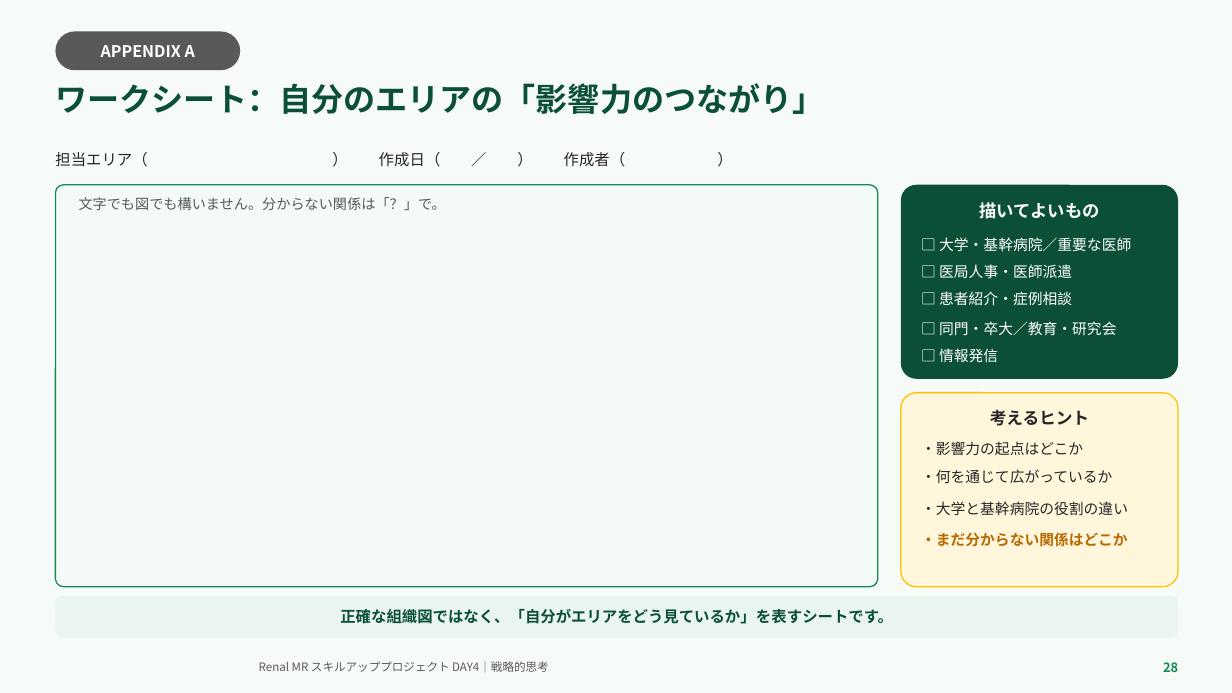
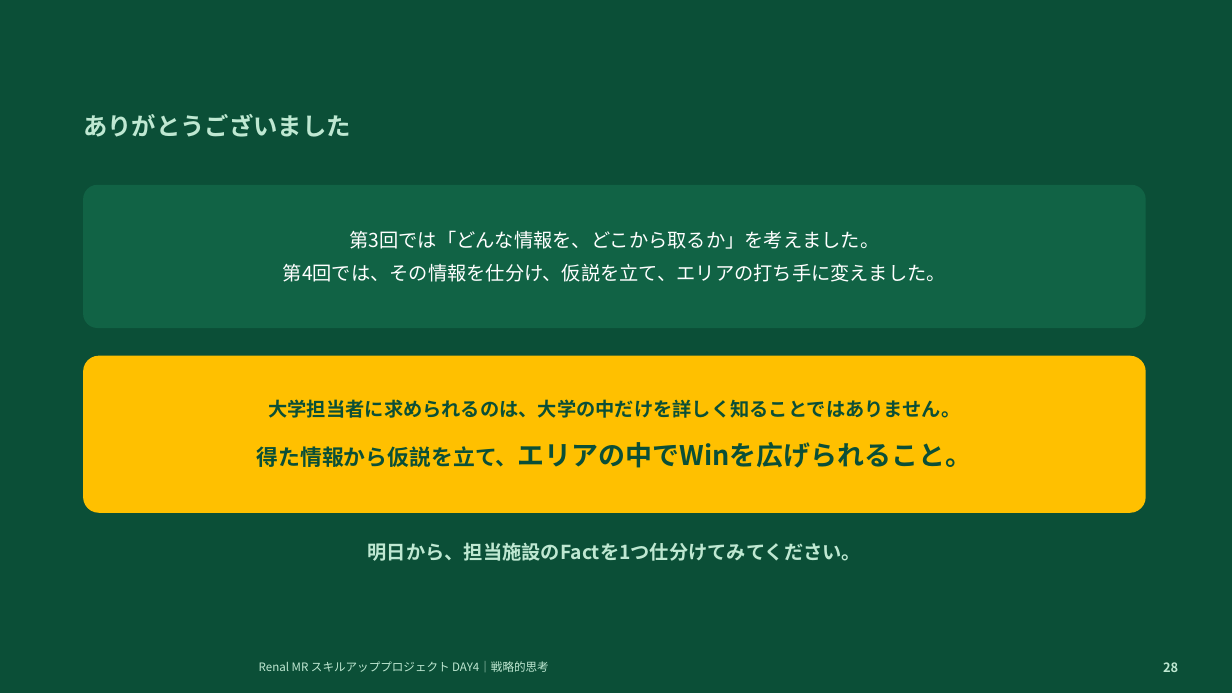
Before and after one commit to TAKUYA-1187/Claude, a slide deck: slide 28 of novartis_training/DAY4_ちょっと分かるだけで世界が変わる.pptx. Drawn at 1232x693 pixels with LibreOffice and Linux fonts; fonts in the diff are those of the drawing; background and template pictures are left out. Boxes give left, top, right and bottom in pixels: in the first picture for what was removed or moved away, otherwise in the second. Text is boxed around its words. In the diff, an @@ line names an element or a change of style, - is before the commit and + after.

```diff
--- a/novartis_training/DAY4_ちょっと分かるだけで世界が変わる.pptx
+++ b/novartis_training/DAY4_ちょっと分かるだけで世界が変わる.pptx
@@ rectangle removed at [0, 0, 1232, 693] @@
@@ rectangle added at [0, 0, 1232, 693], fill #0B4F37 @@
@@ rounded rectangle removed at [55, 31, 240, 70] @@
-APPENDIX A
@@ text at [83, 114, 351, 137]: text changed; size 25 to 19 pt; text colour #0B4F37 to #BFE8D2 @@
-ワークシート：自分のエリアの「影響力のつながり」
+ありがとうございました
@@ rounded rectangle removed at [55, 185, 878, 587] @@
@@ text removed at [79, 197, 446, 210] @@
-文字でも図でも構いません。分からない関係は「？」で。
@@ rounded rectangle added at [83, 185, 1146, 328], fill #116345, 15 pt, text #FFFFFF @@
+第3回では「どんな情報を、どこから取るか」を考えました。
+第4回では、その情報を仕分け、仮説を立て、エリアの打ち手に変えました。
@@ rounded rectangle removed at [901, 185, 1178, 379] @@
-描いてよいもの
-□ 大学・基幹病院／重要な医師
-□ 医局人事・医師派遣
-□ 患者紹介・症例相談
-□ 同門・卒大／教育・研究会
-□ 情報発信
@@ rounded rectangle added at [83, 356, 1146, 513], fill #FFC000, 15 pt, text #0B4F37, bold @@
+大学担当者に求められるのは、大学の中だけを詳しく知ることではありません。
+得た情報から仮説を立て、エリアの中でWinを広げられること。
@@ rounded rectangle removed at [901, 393, 1178, 587] @@
-考えるヒント
-・影響力の起点はどこか
-・何を通じて広がっているか
-・大学と基幹病院の役割の違い
-・まだ分からない関係はどこか
@@ text at [368, 542, 861, 561]: text changed; size 12 to 15 pt; text colour #262626 to #BFE8D2; bold on @@
-担当エリア（ ） 作成日（ ／ ） 作成者（ ）
+明日から、担当施設のFactを1つ仕分けてみてください。
@@ rounded rectangle removed at [55, 596, 1178, 638] @@
-正確な組織図ではなく、「自分がエリアをどう見ているか」を表すシートです。
@@ text "Renal MR スキルアッププロジェクト DAY4｜戦略的思考" at [259, 661, 549, 672]: text colour #595959 to #BFE8D2 @@
@@ text "28" at [1163, 662, 1178, 672]: text colour #128A54 to #BFE8D2 @@
```
Also in this commit, not shown: 16 other slides changed, 10 slides added, 13 slides removed, 2 other files.
